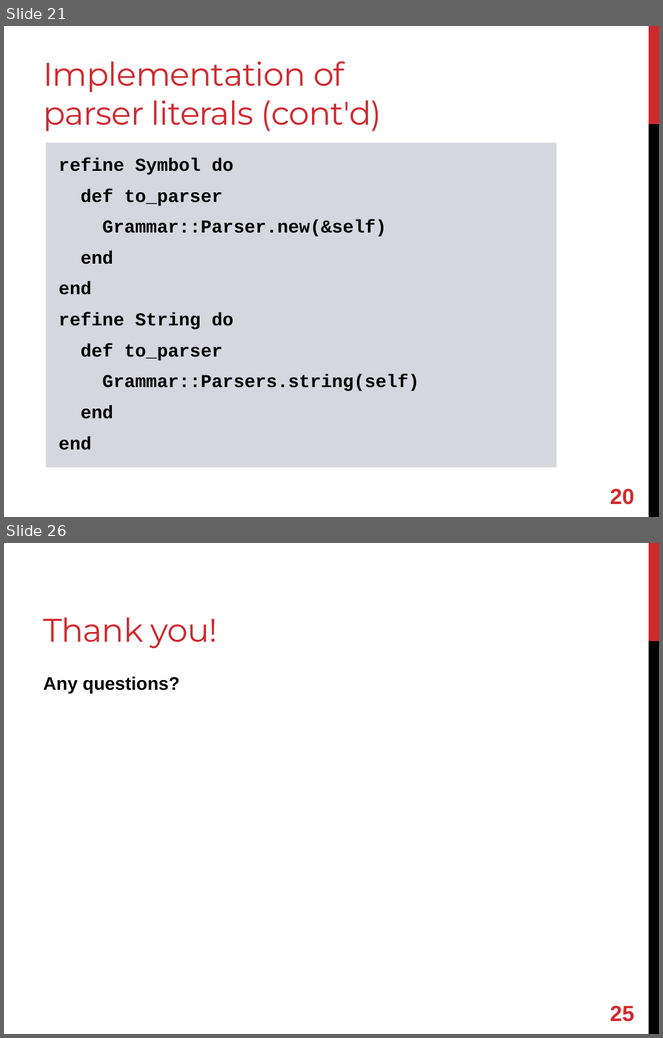
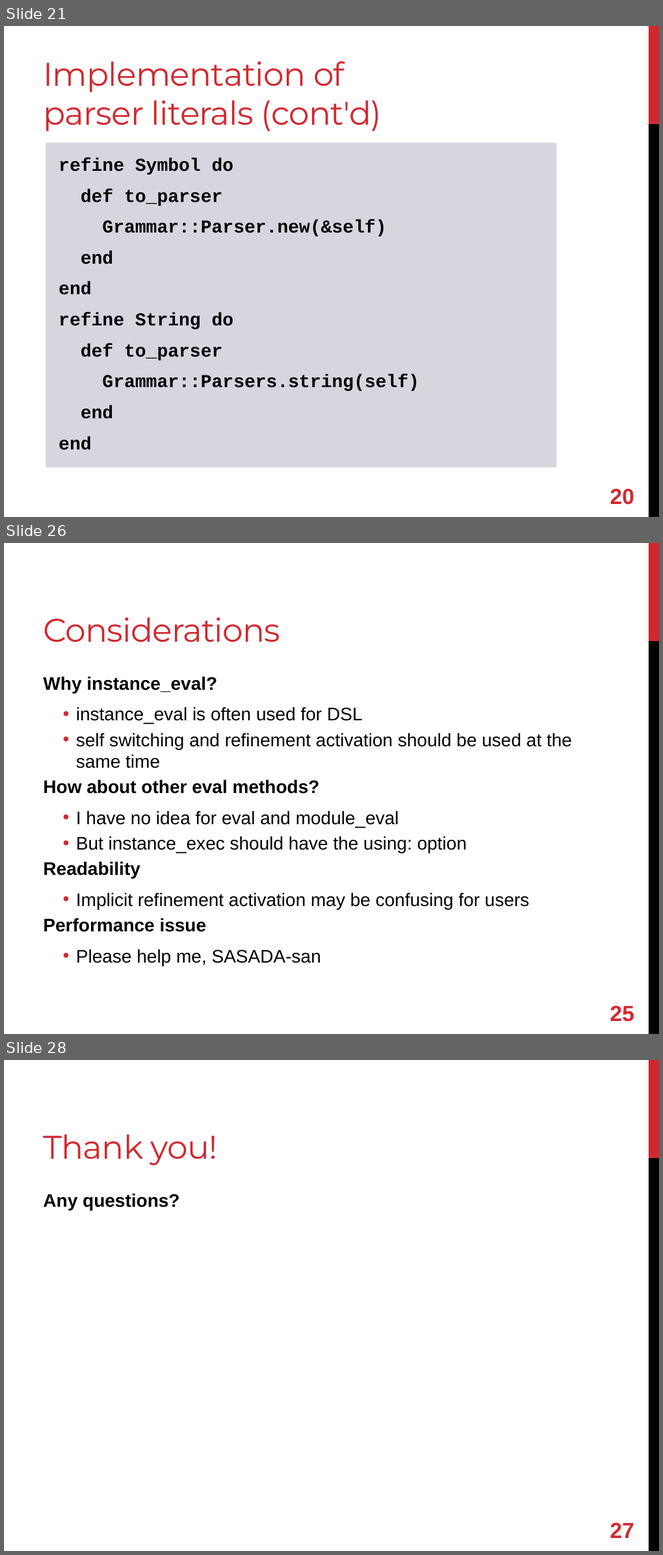
Before and after one commit to shugo/RubyKaigi2013, a slide deck: refining_refinements.pptx. Shown one above the other, each under a label of ours: slides 21 and 26 before the commit, slides 21, 26 and 28 after it; the slides between them are not shown. The pictures are 663x1038 and 663x1555 pixels, drawn with LibreOffice and Linux fonts; fonts in the diff are those of the drawing. Boxes give left, top, right and bottom in pixels: in the first picture for what was removed or moved away, otherwise in the second. Text is boxed around its words. In the diff, an @@ line names an element or a change of style, - is before the commit and + after.

```diff
--- a/refining_refinements.pptx
+++ b/refining_refinements.pptx
@@ slide 26 added at box(4, 543, 659, 1034), background #FFFFFF; not listed: 2 template elements that a slide beside it also shows @@
@@ title added at box(43, 617, 280, 642), 36 pt, text #D1282E @@
+Considerations
@@ text added at box(43, 676, 572, 966), 20 pt, text #000000 @@
+Why instance_eval?
+  • instance_eval is often used for DSL
+  • self switching and refinement activation should be used at the same time
+How about other eval methods?
+  • I have no idea for eval and module_eval
+  • But instance_exec should have the using: option
+Readability
+  • Implicit refinement activation may be confusing for users
+Performance issue
+  • Please help me, SASADA-san
@@ page number added at box(610, 1006, 634, 1022), 24 pt, text #D1282E, bold @@
+25
@@ what was slide 26 is now slide 28 @@
@@ page number at box(610, 1523, 634, 1538): text changed @@
-25
+27
```
Also in this commit, not shown: 4 slides changed, 2 other slides added, 1 slide removed.
